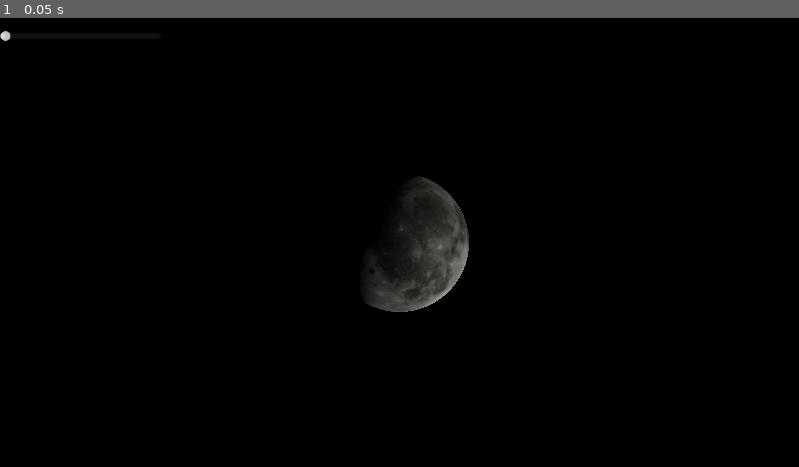
Above: before the commit, frame 1.
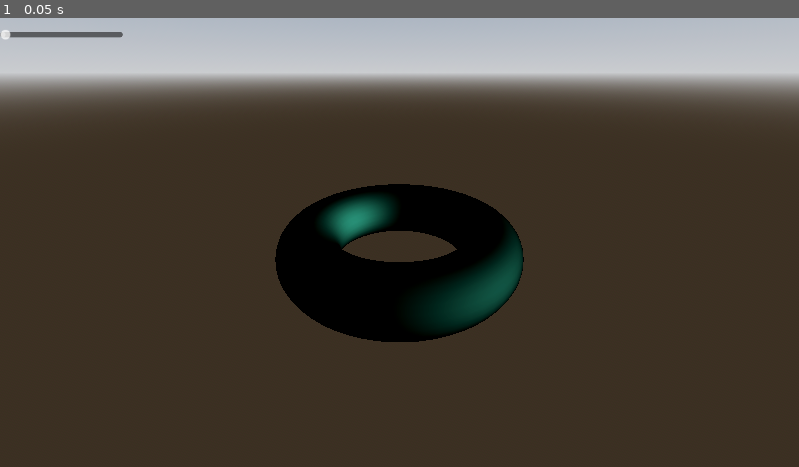
Above: after the commit, the same moment.

Repository: nonyx777/Real-Time-Rendering-Implementations-from-Book
Game: Godot game, scene res://Scenes/minnaert_brdf.tscn
The game is run twice, just before and just after one commit, with the same random seed, the same clock (stepped at 60 frames per second) and the same inputs. Before the commit the project starts from res://Scenes/oren_nayar_brdf.tscn.
Inputs:
- Up to frame 1 (0.05 s): no input

The runs differ from the first frame. In frame 1, 96% of the frame differs, in the area x 0-100%, y 0-100%.

Commit message:
Minnaert brdf implemented

Diff:
--- /dev/null
+++ b/MinnaertBRDF/minnaert_brdf.gd
@@ -0,0 +1,22 @@
+@tool
+extends MeshInstance3D
+
+var material: Material
+var power: float = 0.8
+@onready var directionalLight: DirectionalLight3D = $"../DirectionalLight3D"
+@export var diffuseColor: Color
+
+func _ready() -> void:
+	material = get_active_material(0)
+	material.set_shader_parameter("power", power)
+	material.set_shader_parameter("lightDirection", directionalLight.global_transform.basis.z)
+	material.set_shader_parameter("diffuseColor", Vector3(diffuseColor.r, diffuseColor.g, diffuseColor.b))
+
+func _process(_delta: float) -> void:
+	material.set_shader_parameter("power", power)
+	material.set_shader_parameter("lightDirection", directionalLight.global_transform.basis.z)
+	material.set_shader_parameter("diffuseColor", Vector3(diffuseColor.r, diffuseColor.g, diffuseColor.b))
+
+
+func _on_h_slider_value_changed(value: float) -> void:
+	power = value
--- /dev/null
+++ b/MinnaertBRDF/minnaert_brdf.gdshader
@@ -0,0 +1,23 @@
+shader_type spatial;
+render_mode unshaded;
+
+uniform float power;
+uniform vec3 lightDirection;
+uniform vec3 diffuseColor;
+
+varying vec3 vertex_world_pos;
+varying vec3 normal_world_dir;
+
+void vertex() {
+	vertex_world_pos = (MODEL_MATRIX * vec4(VERTEX, 1.0)).xyz;
+	normal_world_dir = normalize(MODEL_NORMAL_MATRIX * NORMAL);
+}
+
+void fragment() {
+	vec3 vertex_to_eye = normalize(CAMERA_POSITION_WORLD - vertex_world_pos);
+	float v_dot_n = dot(vertex_to_eye, normal_world_dir);
+	float l_dot_n = dot(normalize(lightDirection), normal_world_dir);
+	float irradiance = max(0.0f, l_dot_n);
+
+	ALBEDO = diffuseColor * pow(v_dot_n * l_dot_n, power) * irradiance;
+}
--- /dev/null
+++ b/Scenes/minnaert_brdf.tscn
@@ -0,0 +1,51 @@
+[gd_scene load_steps=8 format=3 uid="uid://irmlbic76k3f"]
+
+[ext_resource type="Shader" uid="uid://c8l8vxgwxa2a" path="res://MinnaertBRDF/minnaert_brdf.gdshader" id="1_jgs3w"]
+[ext_resource type="Script" uid="uid://cs6mk5uhsoorx" path="res://MinnaertBRDF/minnaert_brdf.gd" id="1_q880d"]
+
+[sub_resource type="ProceduralSkyMaterial" id="ProceduralSkyMaterial_t8nip"]
+sky_horizon_color = Color(0.662243, 0.671743, 0.686743, 1)
+ground_horizon_color = Color(0.662243, 0.671743, 0.686743, 1)
+
+[sub_resource type="Sky" id="Sky_stuqy"]
+sky_material = SubResource("ProceduralSkyMaterial_t8nip")
+
+[sub_resource type="Environment" id="Environment_eitr0"]
+background_mode = 2
+sky = SubResource("Sky_stuqy")
+tonemap_mode = 2
+glow_enabled = true
+
+[sub_resource type="ShaderMaterial" id="ShaderMaterial_t8nip"]
+render_priority = 0
+shader = ExtResource("1_jgs3w")
+shader_parameter/power = 0.8
+shader_parameter/lightDirection = Vector3(0, 0.108277, -0.994121)
+shader_parameter/diffuseColor = Vector3(0.221297, 0.653159, 0.540095)
+
+[sub_resource type="TorusMesh" id="TorusMesh_ovhgj"]
+material = SubResource("ShaderMaterial_t8nip")
+
+[node name="minnaert_brdf" type="Node3D"]
+
+[node name="WorldEnvironment" type="WorldEnvironment" parent="."]
+environment = SubResource("Environment_eitr0")
+
+[node name="Torus" type="MeshInstance3D" parent="."]
+mesh = SubResource("TorusMesh_ovhgj")
+script = ExtResource("1_q880d")
+diffuseColor = Color(0.221297, 0.653159, 0.540095, 1)
+
+[node name="DirectionalLight3D" type="DirectionalLight3D" parent="."]
+transform = Transform3D(1, 0, 0, 0, -0.994121, 0.108277, 0, -0.108277, -0.994121, 0, 0, 0)
+
+[node name="Camera3D" type="Camera3D" parent="."]
+transform = Transform3D(-0.248654, -0.48646, 0.837573, 0, 0.864732, 0.502234, -0.968592, 0.124883, -0.215019, 2.11125, 1.26597, -0.541996)
+
+[node name="HSlider" type="HSlider" parent="."]
+offset_right = 177.0
+offset_bottom = 49.0
+max_value = 1.0
+step = 0.01
+
+[connection signal="value_changed" from="HSlider" to="Torus" method="_on_h_slider_value_changed"]
--- a/project.godot
+++ b/project.godot
@@ -11,6 +11,6 @@
 [application]
 
 config/name="RealTimeRendering"
-run/main_scene="uid://dbal5lrhaswx4"
+run/main_scene="uid://irmlbic76k3f"
 config/features=PackedStringArray("4.4", "Forward Plus")
 config/icon="res://icon.svg"
Not shown, added: MinnaertBRDF/minnaert_brdf.gd.uid
Not shown, added: MinnaertBRDF/minnaert_brdf.gdshader.uid
